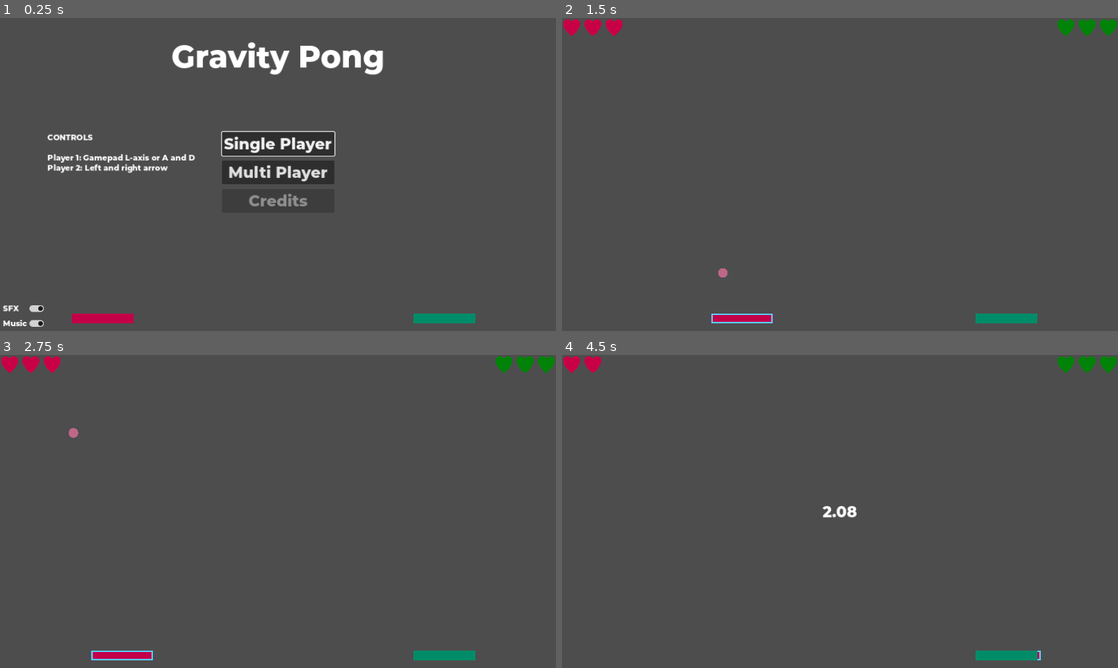
Above: before the commit, frames 1-4 (two rows, left to right).
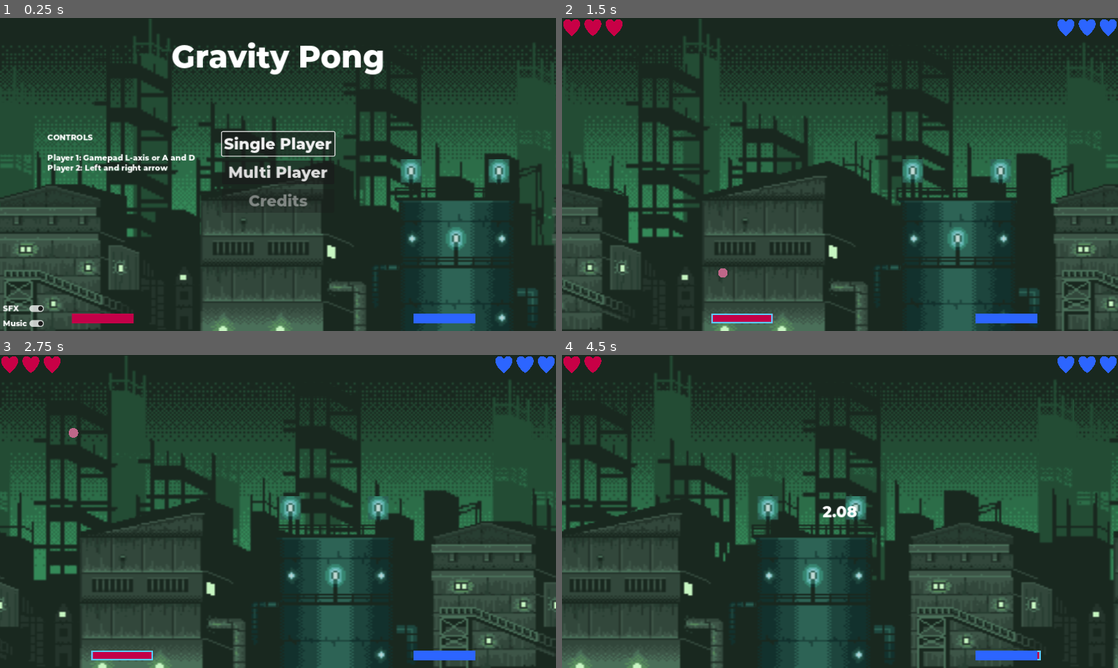
Above: after the commit, the same moments.

Repository: antoniskalou/GravityPong
Game: Godot game, scene res://src/main.tscn
Two runs of this game, one before a commit and one after it. Both use one fixed random seed, a clock stepped at 60 frames per second and the inputs below.
Inputs:
- Up to frame 1 (0.25 s): no input
- Up to frame 2 (1.5 s): click "Single Player" at 0.5 s; hold D (move_right) from 1.28 s (still down); tap Left (move_left_2) at 1.35 s
- Up to frame 3 (2.75 s): release D (move_right) at 2.03 s; hold A (move_left) from 2.03 s (still down); tap Right (move_right_2) at 2.1 s
- Up to frame 4 (4.5 s): release A (move_left) at 2.78 s; hold D (move_right) 2.78-4.28 s; tap Left (move_left_2) at 2.85, 4.35 s; tap Right (move_right_2) at 3.6 s; hold A (move_left) from 4.28 s (still down)

The runs differ from the first frame. In frame 1, 88% of the frame differs, in the area x 0-100%, y 0-100%; in frame 2, 94%; in frame 3, 94%; in frame 4, 94%.

Commit message:
Add parallax background

Diff:
--- a/project.godot
+++ b/project.godot
@@ -17,6 +17,7 @@
 
 [display]
 
+window/size/mode=3
 window/stretch/mode="canvas_items"
 
 [editor]
--- a/src/hud.tscn
+++ b/src/hud.tscn
@@ -9,6 +9,7 @@
 script = ExtResource("1_niwif")
 
 [node name="MainMenu" type="CanvasLayer" parent="."]
+visible = false
 
 [node name="GameTitle" type="Label" parent="MainMenu"]
 anchors_preset = 8
@@ -180,7 +181,7 @@
 alignment = 2
 script = ExtResource("3_adgsp")
 heartTexture = ExtResource("1_4fp27")
-heartColor = Color(0, 0.513726, 0.0313726, 1)
+heartColor = Color(0.172549, 0.396078, 1, 1)
 
 [node name="SpawnCountdown" type="Label" parent="Play"]
 visible = false
--- a/src/main.tscn
+++ b/src/main.tscn
@@ -1,16 +1,31 @@
-[gd_scene load_steps=16 format=3 uid="uid://dfd1634uvdqem"]
+[gd_scene load_steps=21 format=3 uid="uid://dfd1634uvdqem"]
 
 [ext_resource type="Script" path="res://src/main.gd" id="1_mckqf"]
+[ext_resource type="Texture2D" uid="uid://e4ie5tfbj800" path="res://assets/backgrounds/bg.png" id="2_18y3k"]
+[ext_resource type="Texture2D" uid="uid://fn37rtcasjrs" path="res://assets/backgrounds/far-buildings.png" id="3_pgb2q"]
 [ext_resource type="PackedScene" uid="uid://br8d8ieh5vlnu" path="res://src/player.tscn" id="3_s4rsf"]
+[ext_resource type="Texture2D" uid="uid://cnqa3odibr5p5" path="res://assets/backgrounds/buildings.png" id="3_x1spi"]
 [ext_resource type="PackedScene" uid="uid://v55jgofobus" path="res://src/hud.tscn" id="4_3i5ar"]
 [ext_resource type="Script" path="res://src/ball_spawner.gd" id="4_gfbqr"]
 [ext_resource type="Script" path="res://src/timed_audio_player.gd" id="5_0pimq"]
+[ext_resource type="Texture2D" uid="uid://cyrgb4ygafo6b" path="res://assets/backgrounds/skill-foreground.png" id="5_dgagh"]
 [ext_resource type="AudioStream" uid="uid://dan3cgu4dc3us" path="res://assets/music/Of Far Different Nature - Bouncer [v2] (CC-BY 4.0).ogg" id="5_fcttd"]
 [ext_resource type="AudioStream" uid="uid://viyod7gl8dwm" path="res://assets/music/Of Far Different Nature - Cruiser (CC-BY).ogg" id="6_ic8tj"]
 [ext_resource type="AudioStream" uid="uid://badewmulscru8" path="res://assets/music/Of Far Different Nature - Le Flamand [v2] (CC-BY).ogg" id="9_sevbi"]
 [ext_resource type="AudioStream" uid="uid://1ts61mxtxdux" path="res://assets/music/Of Far Different Nature - Vengeance Electro [v2] (CC-BY 4.0).ogg" id="10_0javg"]
 [ext_resource type="AudioStream" uid="uid://b8vm0shasfjbr" path="res://assets/music/Of Far Different Nature - Victory Party [v2] (CC-BY 4.0).ogg" id="11_7uhdf"]
 [ext_resource type="AudioStream" uid="uid://b3y7e2sdyuxba" path="res://assets/music/Of Far Different Nature - Windfish (CC-BY 4.0).ogg" id="12_60c3l"]
+
+[sub_resource type="GDScript" id="GDScript_5v4kn"]
+script/source = "extends ParallaxBackground
+
+var scroll_x := 0.0
+
+
+func _process(delta: float) -> void:
+	scroll_x -= 100 * delta
+	scroll_offset.x = scroll_x
+"
 
 [sub_resource type="RectangleShape2D" id="RectangleShape2D_kyniw"]
 size = Vector2(24, 652)
@@ -28,6 +43,40 @@
 script = ExtResource("1_mckqf")
 player_1 = NodePath("Player1")
 player_2 = NodePath("Player2")
+
+[node name="ParallaxBackground" type="ParallaxBackground" parent="."]
+script = SubResource("GDScript_5v4kn")
+
+[node name="Background" type="Sprite2D" parent="ParallaxBackground"]
+position = Vector2(576, 324.25)
+scale = Vector2(4.23529, 4.04688)
+texture = ExtResource("2_18y3k")
+
+[node name="FarLayer" type="ParallaxLayer" parent="ParallaxBackground"]
+motion_scale = Vector2(0.2, 0.2)
+motion_mirroring = Vector2(1152, 0)
+
+[node name="Far-buildings" type="Sprite2D" parent="ParallaxBackground/FarLayer"]
+position = Vector2(576, 324)
+scale = Vector2(5.40845, 4.5493)
+texture = ExtResource("3_pgb2q")
+
+[node name="MiddleLayer" type="ParallaxLayer" parent="ParallaxBackground"]
+motion_scale = Vector2(0.5, 0.5)
+motion_mirroring = Vector2(1152, 0)
+
+[node name="Buildings" type="Sprite2D" parent="ParallaxBackground/MiddleLayer"]
+position = Vector2(576, 323.5)
+scale = Vector2(4.23529, 4.31333)
+texture = ExtResource("3_x1spi")
+
+[node name="FrontLayer" type="ParallaxLayer" parent="ParallaxBackground"]
+motion_mirroring = Vector2(1152, 0)
+
+[node name="Skill-foreground" type="Sprite2D" parent="ParallaxBackground/FrontLayer"]
+position = Vector2(576, 470.5)
+scale = Vector2(4.23529, 3.41346)
+texture = ExtResource("5_dgagh")
 
 [node name="LeftWall" type="StaticBody2D" parent="."]
 collision_layer = 4
@@ -75,7 +124,7 @@
 moves = Array[StringName]([&"move_left", &"move_right"])
 
 [node name="Player2" parent="." instance=ExtResource("3_s4rsf")]
-modulate = Color(0, 0.54902, 0.407843, 1)
+modulate = Color(0.172549, 0.396078, 1, 1)
 position = Vector2(921, 622)
 movement_enabled = false
 
Binary file added: assets/backgrounds/bg.png
Not shown, added: assets/backgrounds/bg.png.import
Binary file added: assets/backgrounds/buildings.png
Not shown, added: assets/backgrounds/buildings.png.import
Binary file added: assets/backgrounds/far-buildings.png
Not shown, added: assets/backgrounds/far-buildings.png.import
Binary file added: assets/backgrounds/skill-foreground.png
Not shown, added: assets/backgrounds/skill-foreground.png.import
